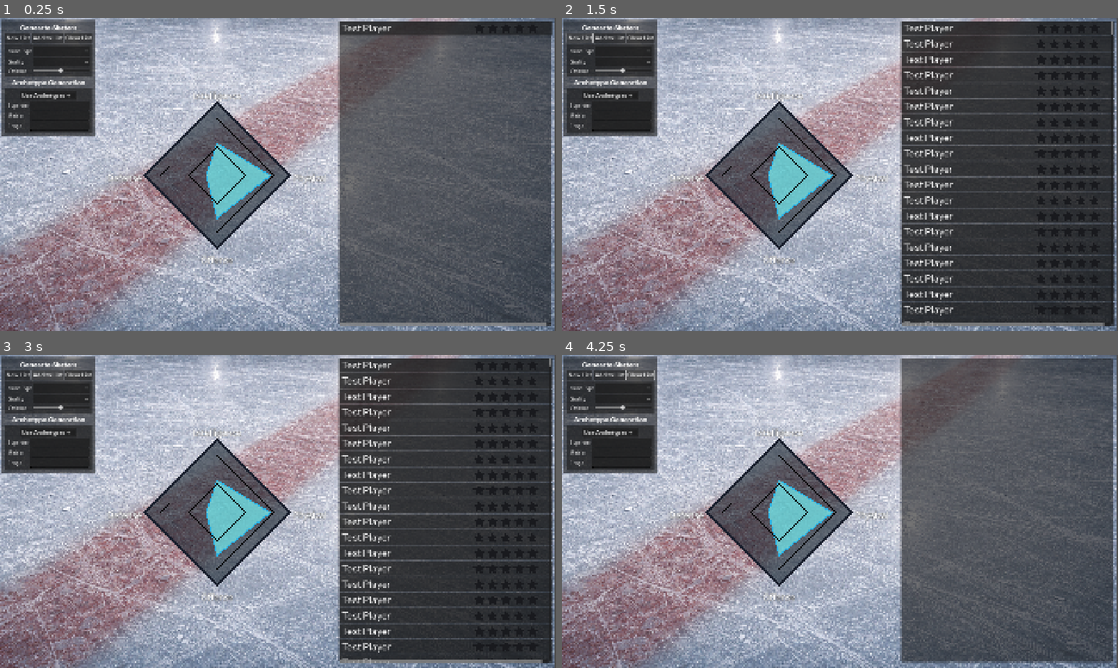
Above: before the commit, frames 1-4 (two rows, left to right).
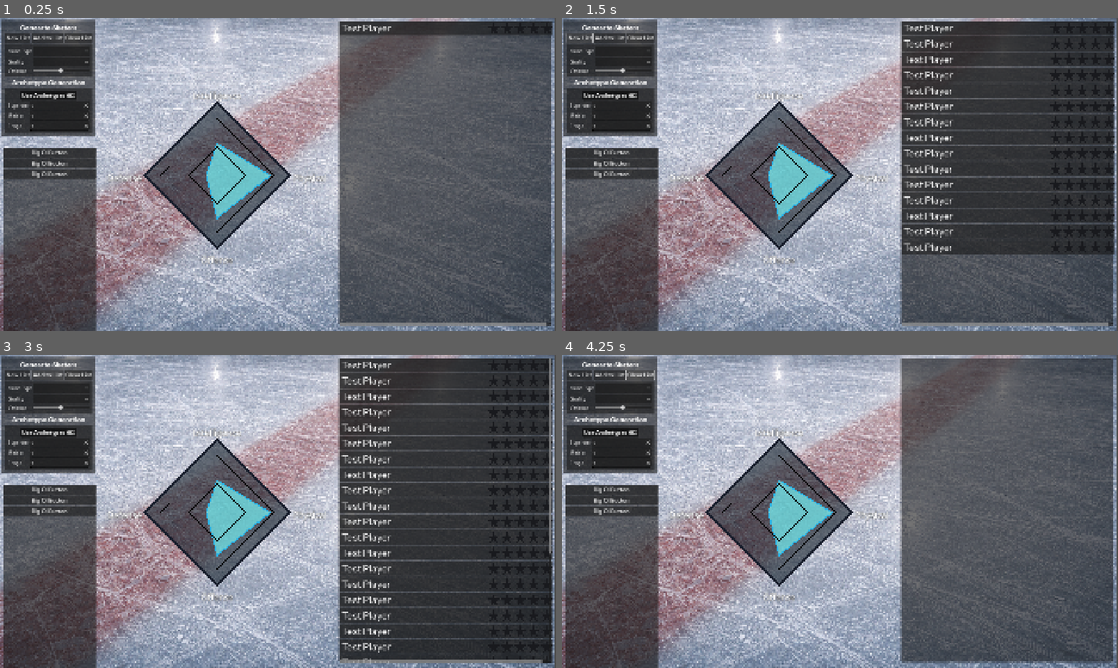
Above: after the commit, the same moments.

Repository: SqueegeeDino/imaginary-hockey-manager
Game: Godot game, scene res://Scenes/scn_Main.tscn
The game is run twice, just before and just after one commit, with the same random seed, the same clock (stepped at 60 frames per second) and the same inputs.
Inputs (mouse positions are in pixels of both pictures, inside the frame that each line leads up to):
- Up to frame 1 (0.25 s): no input
- Up to frame 2 (1.5 s): click (612, 152) at 0.5 s, where only the run after the commit has a clickable "Big Ol Button"; click "New List" at 1.25 s
- Up to frame 3 (3 s): click "New List" at 2 s; click "Add to List" at 2.75 s
- Up to frame 4 (4.25 s): click "Clear List" at 3.5 s

The runs differ from the first frame. In frame 1, 9.8% of the frame differs, in the area x 0-100%, y 2-100%; in frame 2, 17%, in the area x 0-100%, y 1-100%; in frame 3, 10%; in frame 4, 9.8%.

Commit message:
Working on scaling player list items

Diff:
--- a/Scenes/scn_Main.tscn
+++ b/Scenes/scn_Main.tscn
@@ -11,6 +11,7 @@
 [ext_resource type="Texture2D" uid="uid://cpfnjlgk4m52c" path="res://Resources/Images/Icons/target.png" id="7_bryrl"]
 [ext_resource type="PackedScene" uid="uid://bbfsj4aw40xif" path="res://Scenes/scn_playerRow.tscn" id="8_my6b3"]
 [ext_resource type="Script" uid="uid://dj2hfa37ymon4" path="res://addons/godot_radar_graph/radar_graph.gd" id="11_4dhs5"]
+[ext_resource type="PackedScene" uid="uid://blc3i2d6tvh64" path="res://Scenes/scn_testControl.tscn" id="12_f01qd"]
 
 [sub_resource type="Theme" id="Theme_pelmd"]
 
@@ -181,6 +182,7 @@
 [node name="btnChk_archetypes" type="CheckButton" parent="CanvasLayer/Control/panelCont_genButtons/MarginContainer/VBoxContainer/panelCon_superTypes/MarginContainer/VBoxContainer"]
 layout_mode = 2
 size_flags_horizontal = 4
+button_pressed = true
 text = "Use Archetypes"
 
 [node name="GridContainer" type="GridContainer" parent="CanvasLayer/Control/panelCont_genButtons/MarginContainer/VBoxContainer/panelCon_superTypes/MarginContainer/VBoxContainer"]
@@ -194,6 +196,8 @@
 [node name="LE_Superstar" type="LineEdit" parent="CanvasLayer/Control/panelCont_genButtons/MarginContainer/VBoxContainer/panelCon_superTypes/MarginContainer/VBoxContainer/GridContainer"]
 layout_mode = 2
 size_flags_horizontal = 3
+text = "5"
+clear_button_enabled = true
 
 [node name="Lbl_Middle6" type="Label" parent="CanvasLayer/Control/panelCont_genButtons/MarginContainer/VBoxContainer/panelCon_superTypes/MarginContainer/VBoxContainer/GridContainer"]
 layout_mode = 2
@@ -202,6 +206,8 @@
 [node name="LE_Middle6" type="LineEdit" parent="CanvasLayer/Control/panelCont_genButtons/MarginContainer/VBoxContainer/panelCon_superTypes/MarginContainer/VBoxContainer/GridContainer"]
 layout_mode = 2
 size_flags_horizontal = 3
+text = "5"
+clear_button_enabled = true
 
 [node name="Lbl_Fringe" type="Label" parent="CanvasLayer/Control/panelCont_genButtons/MarginContainer/VBoxContainer/panelCon_superTypes/MarginContainer/VBoxContainer/GridContainer"]
 layout_mode = 2
@@ -210,6 +216,8 @@
 [node name="LE_Fringe" type="LineEdit" parent="CanvasLayer/Control/panelCont_genButtons/MarginContainer/VBoxContainer/panelCon_superTypes/MarginContainer/VBoxContainer/GridContainer"]
 layout_mode = 2
 size_flags_horizontal = 3
+text = "5"
+clear_button_enabled = true
 
 [node name="panel_playerList" type="Panel" parent="CanvasLayer/Control"]
 layout_mode = 0
@@ -375,8 +383,8 @@
 anchors_preset = 0
 offset_left = 370.0
 offset_top = 239.0
-offset_right = 1129.0
-offset_bottom = 847.0
+offset_right = 370.0
+offset_bottom = 239.0
 theme = SubResource("Theme_f01qd")
 script = ExtResource("11_4dhs5")
 key_count = 4
@@ -428,6 +436,25 @@
 items/key_3/tooltip = ""
 metadata/_custom_type_script = "uid://dj2hfa37ymon4"
 
+[node name="PanelContainer" type="PanelContainer" parent="CanvasLayer/Control"]
+layout_mode = 0
+offset_left = 11.0
+offset_top = 448.0
+offset_right = 331.0
+offset_bottom = 1105.0
+
+[node name="VBoxContainer" type="VBoxContainer" parent="CanvasLayer/Control/PanelContainer"]
+layout_mode = 2
+
+[node name="Control" parent="CanvasLayer/Control/PanelContainer/VBoxContainer" instance=ExtResource("12_f01qd")]
+layout_mode = 2
+
+[node name="Control2" parent="CanvasLayer/Control/PanelContainer/VBoxContainer" instance=ExtResource("12_f01qd")]
+layout_mode = 2
+
+[node name="Control3" parent="CanvasLayer/Control/PanelContainer/VBoxContainer" instance=ExtResource("12_f01qd")]
+layout_mode = 2
+
 [connection signal="pressed" from="CanvasLayer/Control/panelCont_genButtons/MarginContainer/VBoxContainer/HBox_listButtons/btn_listNew" to="CanvasLayer/Control" method="_on_generate_list_pressed" binds= [true]]
 [connection signal="pressed" from="CanvasLayer/Control/panelCont_genButtons/MarginContainer/VBoxContainer/HBox_listButtons/btn_listAdd" to="CanvasLayer/Control" method="_on_generate_list_pressed" binds= [false]]
 [connection signal="pressed" from="CanvasLayer/Control/panelCont_genButtons/MarginContainer/VBoxContainer/HBox_listButtons/btn_listClear" to="CanvasLayer/Control" method="_clear_player_list"]
--- a/Scenes/scn_playerRow.tscn
+++ b/Scenes/scn_playerRow.tscn
@@ -10,6 +10,8 @@
 custom_minimum_size = Vector2(750, 50)
 offset_right = 750.0
 offset_bottom = 50.0
+size_flags_horizontal = 3
+size_flags_vertical = 0
 script = ExtResource("1_h5xoh")
 star_empty = ExtResource("2_cwuqo")
 star_half = ExtResource("3_da8v3")
@@ -42,7 +44,7 @@
 
 [node name="starContainer" type="HBoxContainer" parent="HBoxContainer"]
 layout_mode = 2
-size_flags_horizontal = 2
+size_flags_horizontal = 10
 
 [node name="icon_star1" type="TextureRect" parent="HBoxContainer/starContainer"]
 layout_mode = 2
--- /dev/null
+++ b/Scenes/scn_testControl.tscn
@@ -0,0 +1,12 @@
+[gd_scene format=3 uid="uid://blc3i2d6tvh64"]
+
+[node name="AspectRatioContainer" type="AspectRatioContainer"]
+offset_right = 910.0
+offset_bottom = 70.0
+size_flags_horizontal = 3
+size_flags_vertical = 4
+ratio = 10.0
+
+[node name="Button" type="Button" parent="."]
+layout_mode = 2
+text = "Big Ol Button"
Not shown: 1 places in Scenes/scn_Main.tscn that only renumber resources
